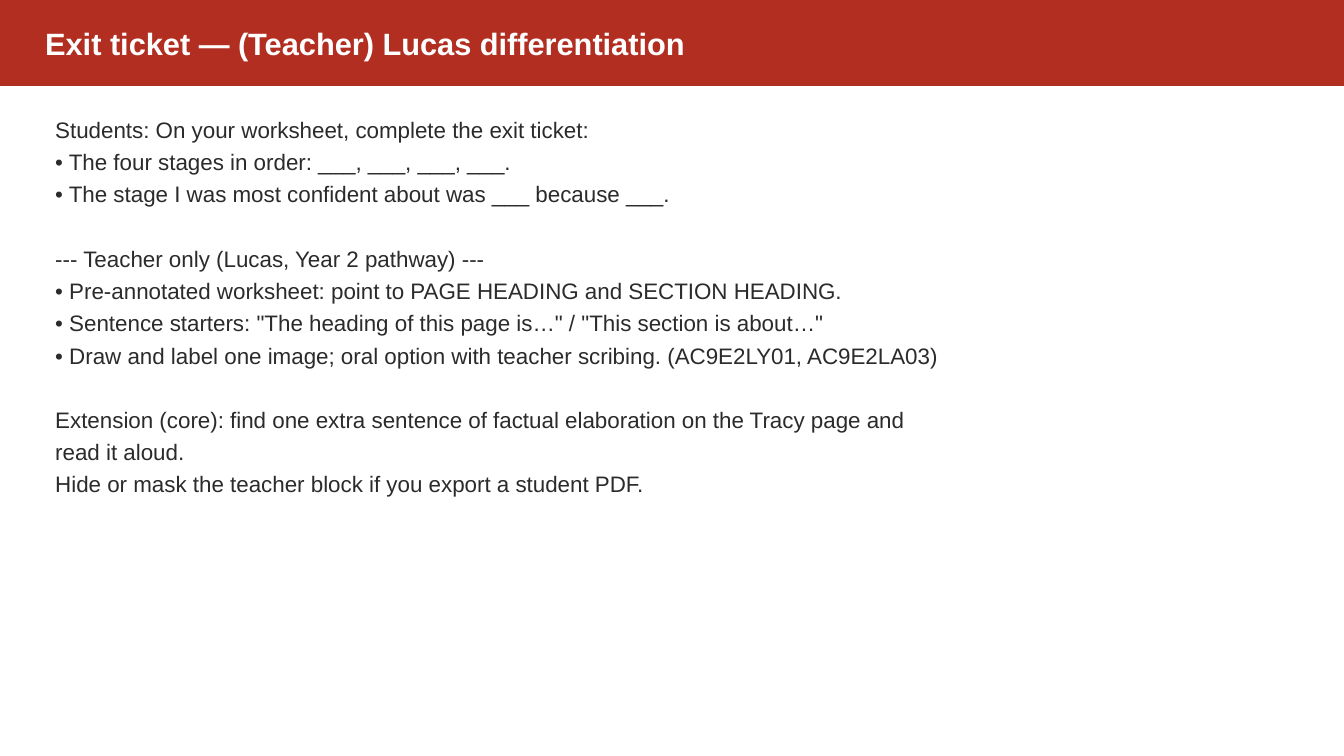
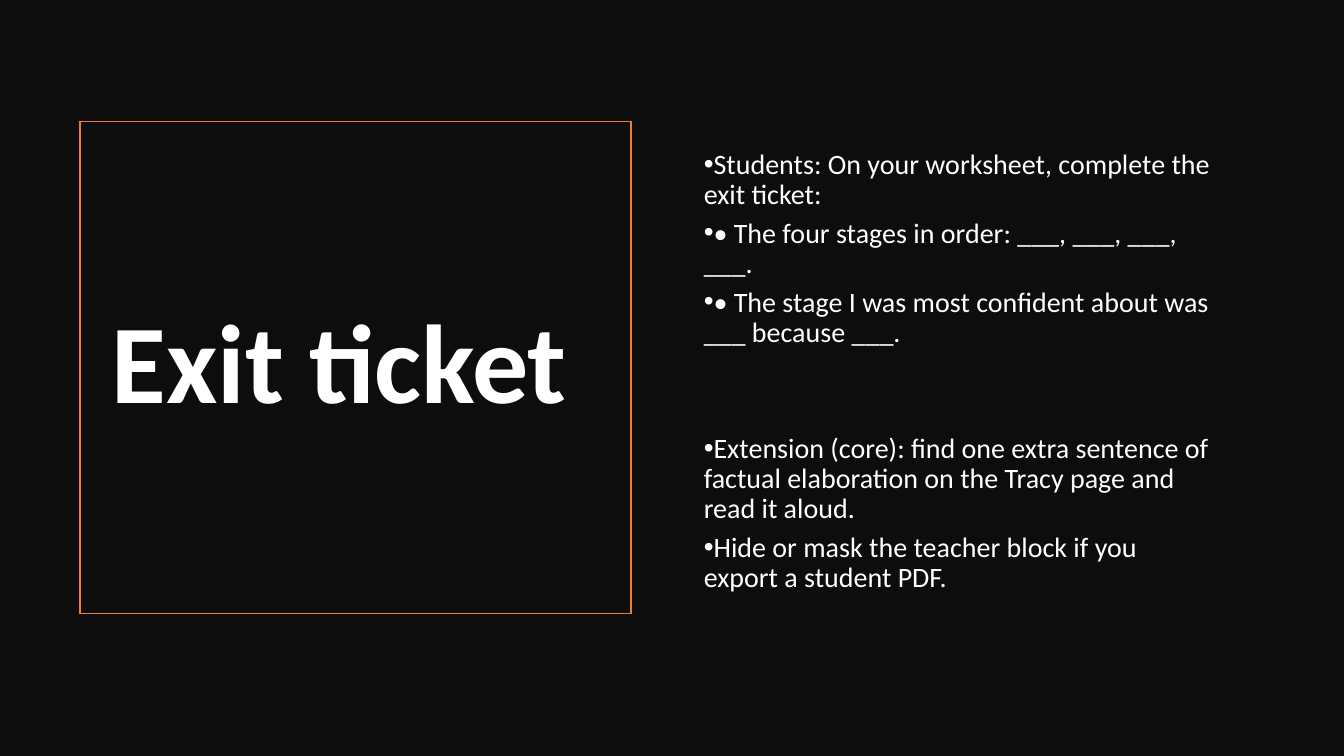
Before and after one commit to dsuth10/Joshua, a slide deck: slide 18 of Units/English/English_Unit_2/Lesson_Plans/Lesson_02_Slides.pptx. Drawn at 1344x756 pixels with LibreOffice and Linux fonts; fonts in the diff are those of the drawing. Boxes give left, top, right and bottom in pixels: in the first picture for what was removed or moved away, otherwise in the second. Text is boxed around its words. In the diff, an @@ line names an element or a change of style, - is before the commit and + after.

```diff
--- a/Units/English/English_Unit_2/Lesson_Plans/Lesson_02_Slides.pptx
+++ b/Units/English/English_Unit_2/Lesson_Plans/Lesson_02_Slides.pptx
@@ rectangle removed at [0,0,1344,86] @@
@@ rectangle added at [0,0,1344,756], fill #0D0D0D @@
@@ text "Students: On your worksheet, complete ...": place and size @@
-text "Students: On your worksheet, complete ..." at [55,121,937,497]
+text "Students: On your worksheet, complete ..." at [704,154,1210,592]
@@ text "Students: On your worksheet, complete ..." at [704,154,1210,592]: size 16 to 20 pt, font Arial to Calibri, text colour #2B2B2B to #FFFFFF; bullet none to •; line spacing 1.2 to 0.9; more space between paragraphs; vertical alignment top to middle @@
@@ rectangle added at [80,121,630,613], outline #ED7D31 1 pt @@
@@ text at [69,250,937,369]: paragraphs removed @@
---- Teacher only (Lucas, Year 2 pathway) ---
-• Pre-annotated worksheet: point to PAGE HEADING and SECTION HEADING.
-• Sentence starters: "The heading of this page is…" / "This section is about…"
-• Draw and label one image; oral option with teacher scribing. (AC9E2LY01, AC9E2LA03)
@@ text at [112,324,566,404]: text changed; size 22 to 80 pt; font Arial to Calibri @@
-Exit ticket — (Teacher) Lucas differentiation
+Exit ticket
```
Also in this commit, not shown: 16 other slides changed, 1 other file.
